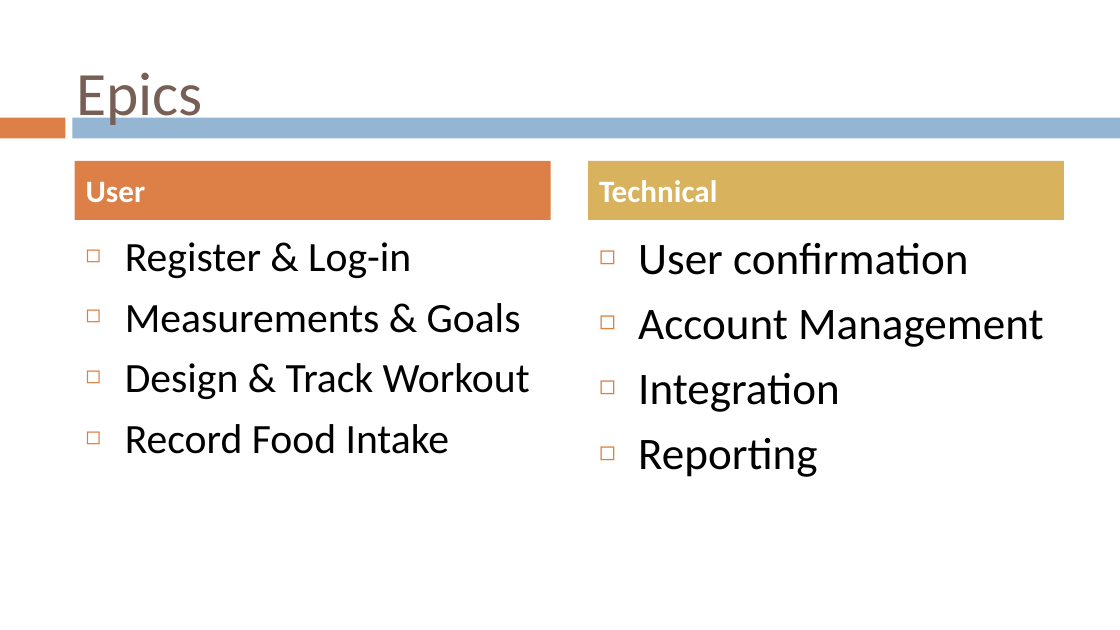
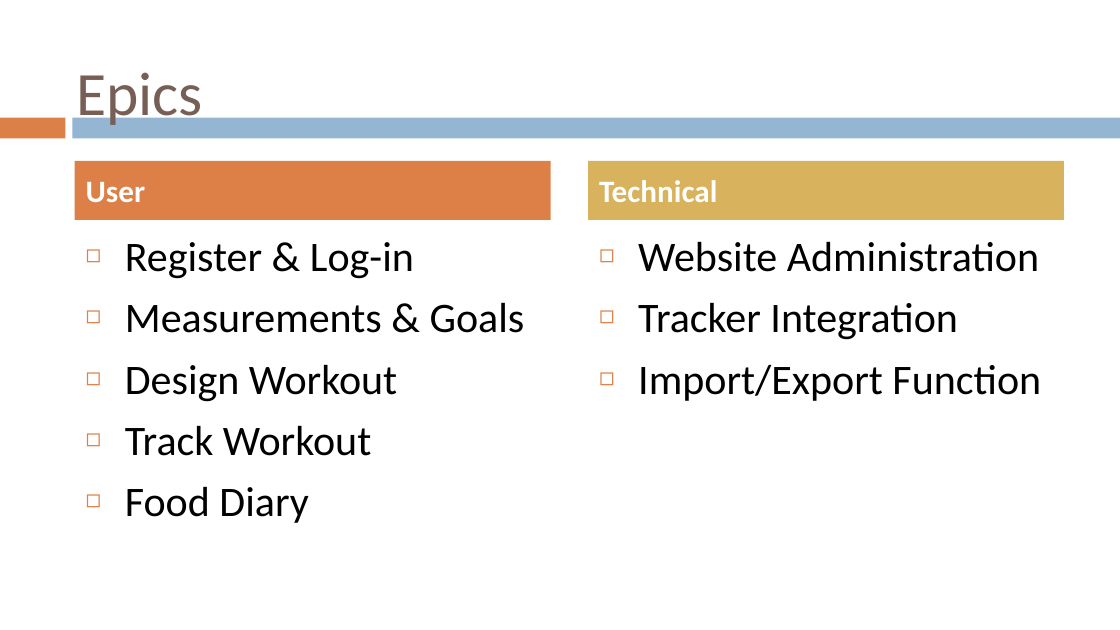
Before and after one commit to gvaccaro21/CS633---Term-Project, a slide deck: slide 19 of Final Presenation/CS_633_Zac3_term_project_report_FINAL_draft.pptx (slide 18 before the commit). Drawn at 1120x630 pixels with LibreOffice and Linux fonts; fonts in the diff are those of the drawing; background and template pictures are left out. Boxes give left, top, right and bottom in pixels: in the first picture for what was removed or moved away, otherwise in the second. Text is boxed around its words. In the diff, an @@ line names an element or a change of style, - is before the commit and + after.

```diff
--- a/Final Presenation/CS_633_Zac3_term_project_report_FINAL_draft.pptx
+++ b/Final Presenation/CS_633_Zac3_term_project_report_FINAL_draft.pptx
@@ text at (125,242,525,333): size 26.8 to 27 pt in "Register & Log-in", "Measurements & Goals" @@
@@ text at (638,241,1041,401): text changed; size 29 to 27 pt @@
-◻ User confirmation
-◻ Account Management
-◻ Integration
-◻ Reporting
+◻ Website Administration
+◻ Tracker Integration
+◻ Import/Export Function
@@ text at (125,364,397,523): text changed; size 26.8 to 27 pt @@
-◻ Design & Track Workout
-◻ Record Food Intake
+◻ Design Workout
+◻ Track Workout
+◻ Food Diary
```
Also in this commit, not shown: 12 other slides changed, 5 slides added, 1 slide removed.
